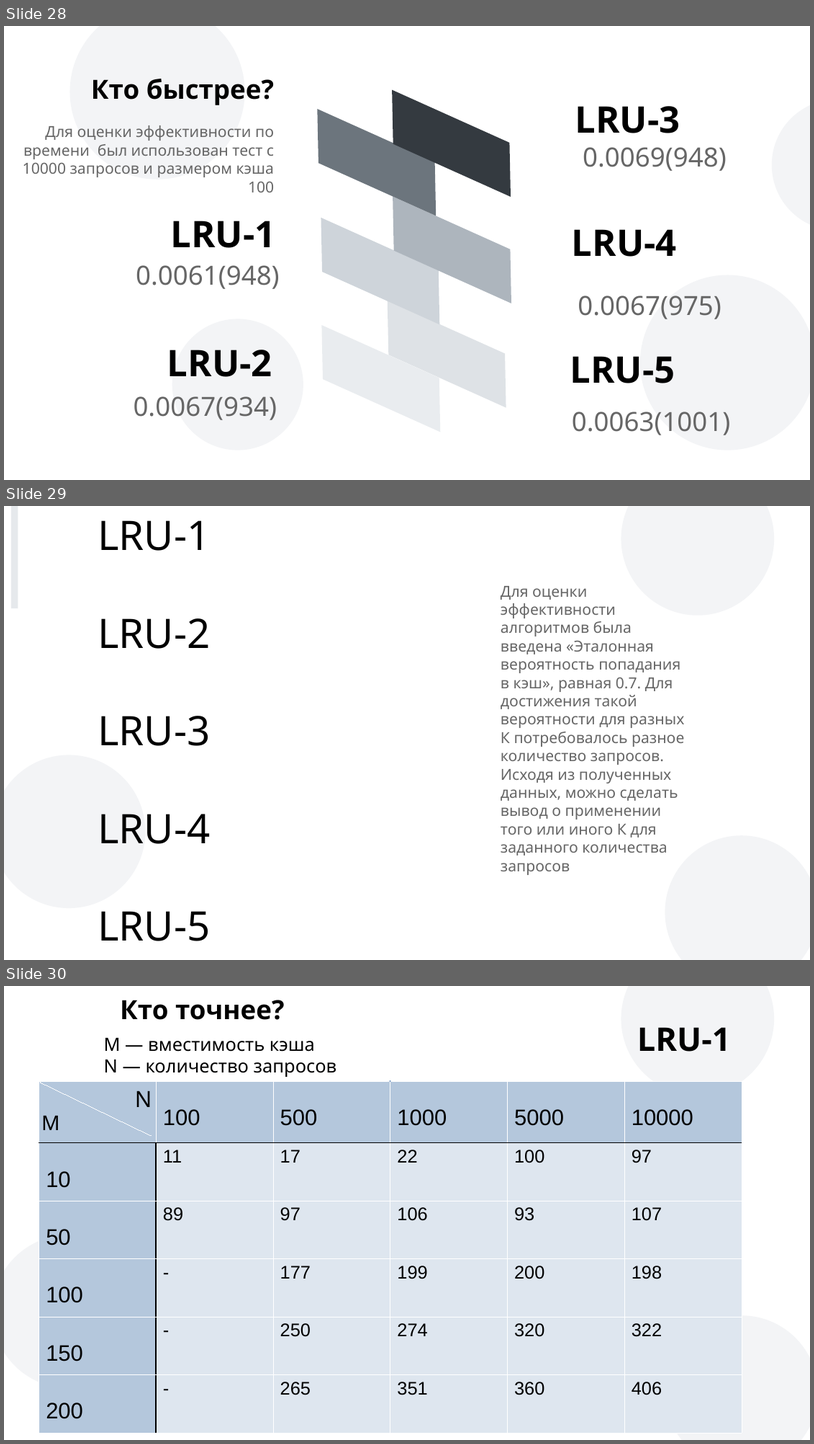
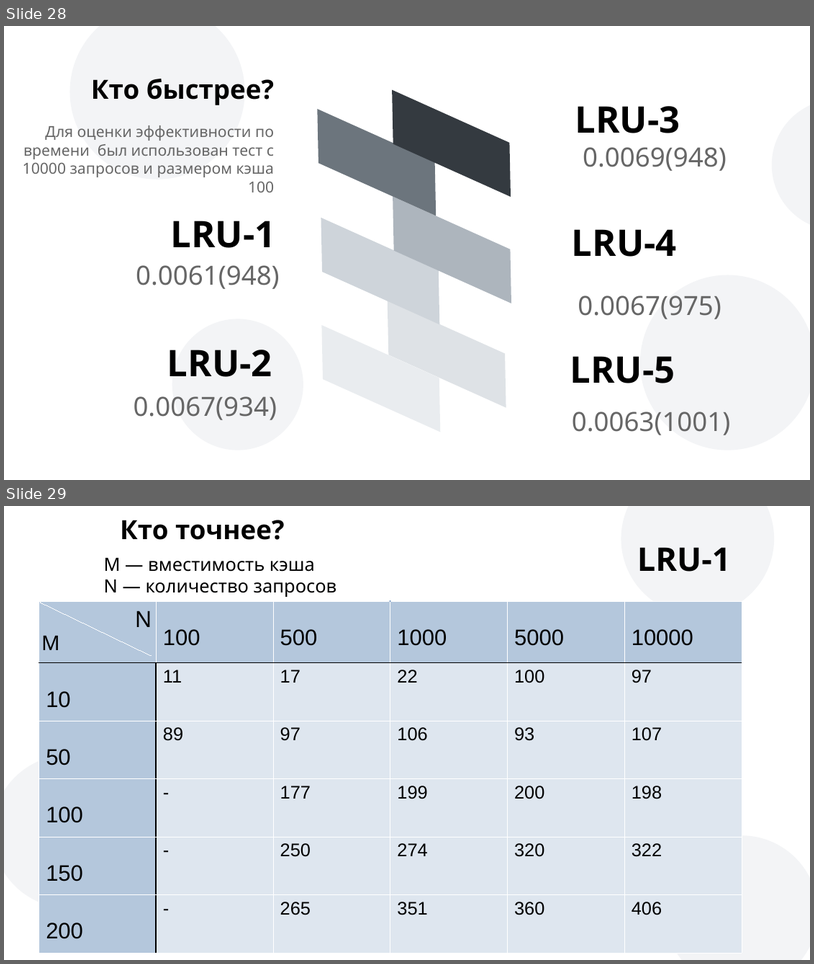
Before and after one commit to SinySs/LRU-K, a slide deck: Theory/presentacia LRU-K.pptx. Shown one above the other, each under a label of ours: slides 28, 29 and 30 before the commit, slides 28 and 29 after it. The pictures are 814x1444 and 814x964 pixels, drawn with LibreOffice and Linux fonts; fonts in the diff are those of the drawing; background and template pictures are left out. Boxes give left, top, right and bottom in pixels: in the first picture for what was removed or moved away, otherwise in the second. Text is boxed around its words. In the diff, an @@ line names an element or a change of style, - is before the commit and + after.

Commit message:
delete

```diff
--- a/Theory/presentacia LRU-K.pptx
+++ b/Theory/presentacia LRU-K.pptx
@@ slide 29 removed at box(4, 506, 810, 960), background #FFFFFF; not listed: 3 template elements that a slide beside it also shows @@
@@ rectangle removed at box(11, 506, 18, 608) @@
@@ text removed at box(98, 520, 210, 941) @@
-LRU-1
-LRU-2
-LRU-3
-LRU-4
-LRU-5
@@ text removed at box(501, 586, 684, 875) @@
-Для оценки эффективности алгоритмов была введена «Эталонная вероятность попадания в кэш», равная 0.7. Для достижения такой вероятности для разных К потребовалось разное количество запросов. Исходя из полученных данных, можно сделать вывод о применении того или иного К для заданного количества запросов
@@ what was slide 30 is now slide 29 @@
```
